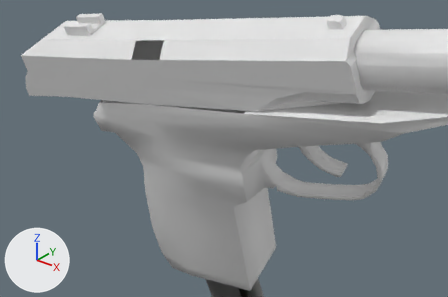
The OBJ model Vertex_Animation_Compiler/Assets/Makarov_Pistol_Reload186.obj as it was, and as the next commit left it.
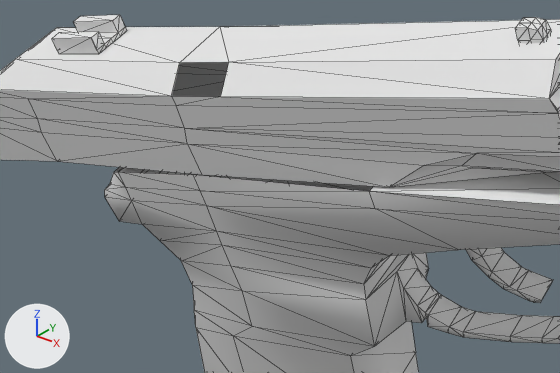
Old and new are each drawn from a camera (50 mm lens) standing at (0.4903, -0.2761, 0.0118) and looking at (0.3715, -0.1275, -0.0803) and again close up on the part from 8% to 79% of the width and 2% to 73% of the height. Lighting does not change. The marker at lower left points along +X, +Y and +Z. The close-ups show mesh edges as thin lines. Where no turn or scale is listed for an object, it has been applied to the vertices.

In view in the first close-up: 'Rest_of_the_gun_Sphere', 'Top_Slider_Sphere.001'.
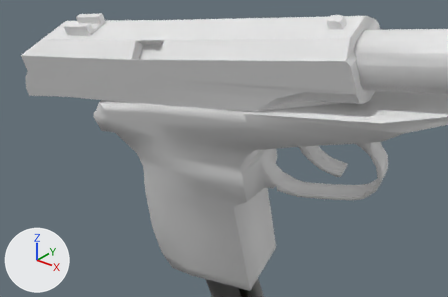
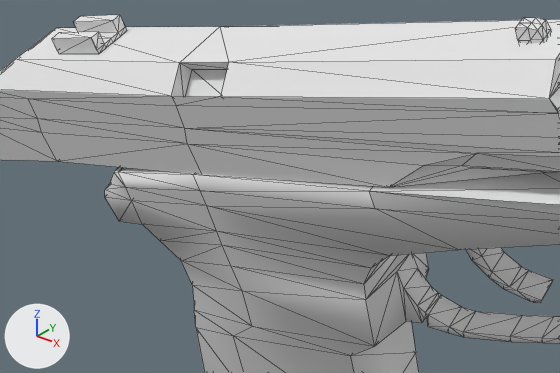
What the commit changed:
me_rest_of_the_gun_sphere has 272 vertices, 519 faces and spans x 0.3127..0.4598, y -0.139..-0.0831, z -0.1594..-0.0269.
me_rest_of_the_gun_sphere is used by ob_rest_of_the_gun_sphere; location (0.0, 0.0, 0.0).
Verts and faces of me_rest_of_the_gun_sphere; kept vertices keep their numbers, new ones are numbered from 272.
Before the commit, vertices of me_rest_of_the_gun_sphere: 164 (0.3803, -0.1091, -0.0552), 166 (0.3219, -0.139, -0.0724) at pixel (113, 172), 175 (0.3232, -0.1389, -0.072) at pixel (118, 171), 178 (0.3837, -0.133, -0.0625) at pixel (369, 191), 179 (0.3437, -0.1371, -0.0681) at pixel (193, 174).
Before the commit, vertices of me_rest_of_the_gun_sphere: 180 (0.3198, -0.115, -0.0648), 181 (0.3402, -0.1132, -0.0608), 183 (0.3184, -0.1151, -0.0651).
Part 1, on me_rest_of_the_gun_sphere:
New faces: (164, 181, 179), (175, 179, 181), (166, 175, 183), (164, 179, 178), (175, 181, 180), (175, 180, 183).
me_top_slider_sphere_001 is used by ob_top_slider_sphere_001; location (0.0, 0.0, 0.0).
me_top_slider_sphere_001 had 127 vertices, 227 faces and spanned x 0.2801..0.4197, y -0.1475..-0.109, z -0.0777..-0.0295.
me_top_slider_sphere_001 now has 131 vertices, 237 faces and spans x 0.2801..0.4197, y -0.1475..-0.109, z -0.0777..-0.0295.
Part 2, on me_top_slider_sphere_001:
4 vertices are added at (0.3557, -0.1377, -0.051), (0.3442, -0.139, -0.0529), (0.343, -0.1352, -0.0475), (0.3546, -0.1339, -0.0456).
10 new faces join them.

Changed parts and their boxes (x1, y1, x2, y2) in the close-ups (560 x 373 px):
part 1 of me_rest_of_the_gun_sphere, added: after (114, 167, 373, 191)
part 2 of me_top_slider_sphere_001, added: after (172, 62, 229, 97)
